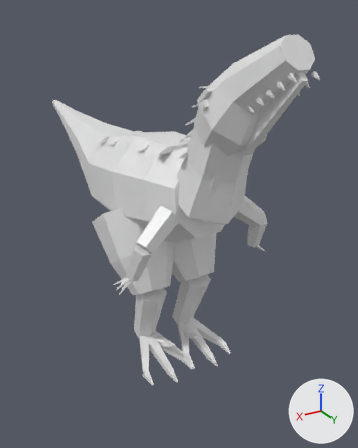
A saved change to the glTF model assets/models/raptor/raptor.glb.
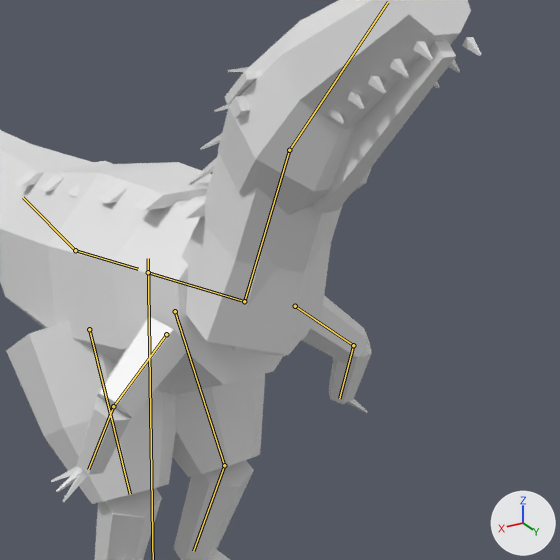
Old and new are each drawn whole from a 50 mm camera at (0.795, 1.452, 1.066) aimed at (-0.127, -0.085, 0.297) and again close up on the part from 25% to 100% of the width and 12% to 72% of the height. Arrows for +X, +Y and +Z are at lower right; the lights stay in place. The last two pictures show the newer version. Both versions are drawn at frame 4 of the action 'death'; the numbers are the values there. The bones that change, and the others that lie on the model, are drawn over the model as lines in the close-ups.

In view in the first close-up: 'Body'.
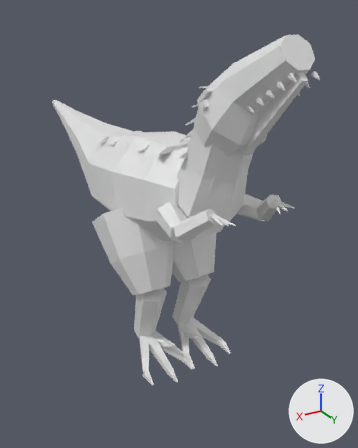
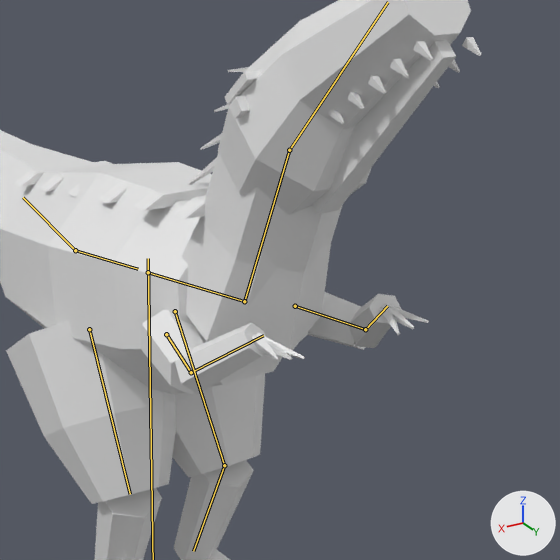
What the commit changed:
Bone 'RightWingUpper' (bone_rightwingupper) turns from (4, -107, -40) to (59, 9, 15) degrees about its own x, y and z.
Bone 'LeftWingUpper' (bone_leftwingupper) turns from (4, 107, 40) to (59, -9, -15) degrees about its own x, y and z.

Boxes [x1, y1, x2, y2] around the edits, measured in the close-ups (560 x 560 px):
'Body', posed
    both: [0, 0, 482, 560]
bone 'RightWingUpper', root to tip
    before: (166, 334) to (113, 406)
    after: (166, 334) to (191, 372)
bone 'LeftWingUpper', root to tip
    before: (295, 306) to (353, 345)
    after: (295, 306) to (365, 329)
